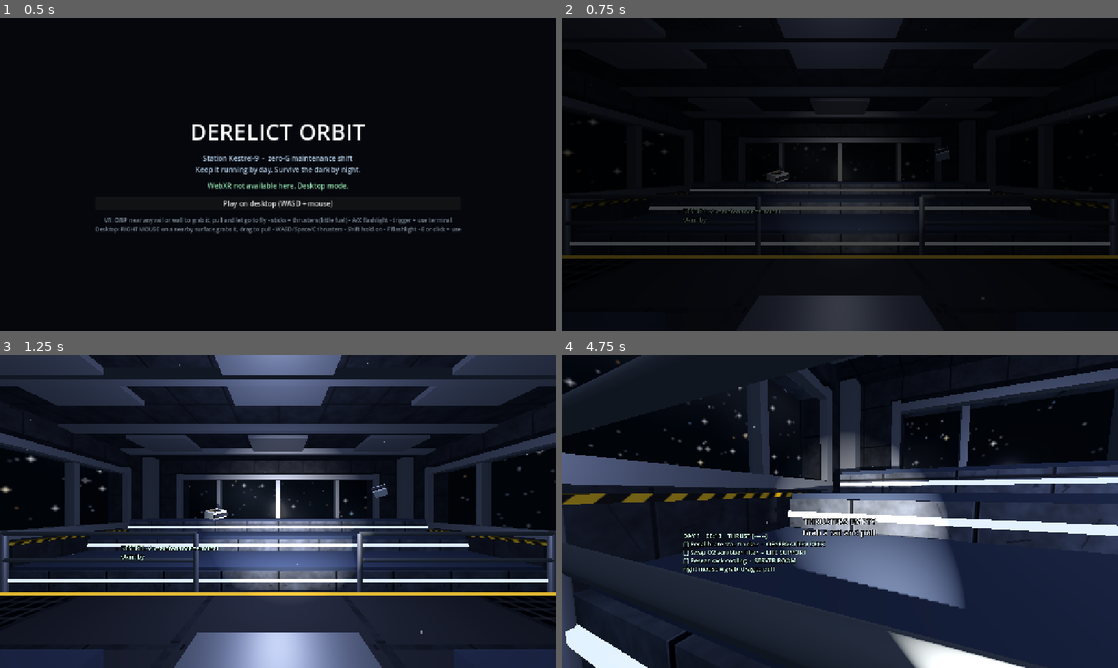
Above: before the commit, frames 1-4 (two rows, left to right).
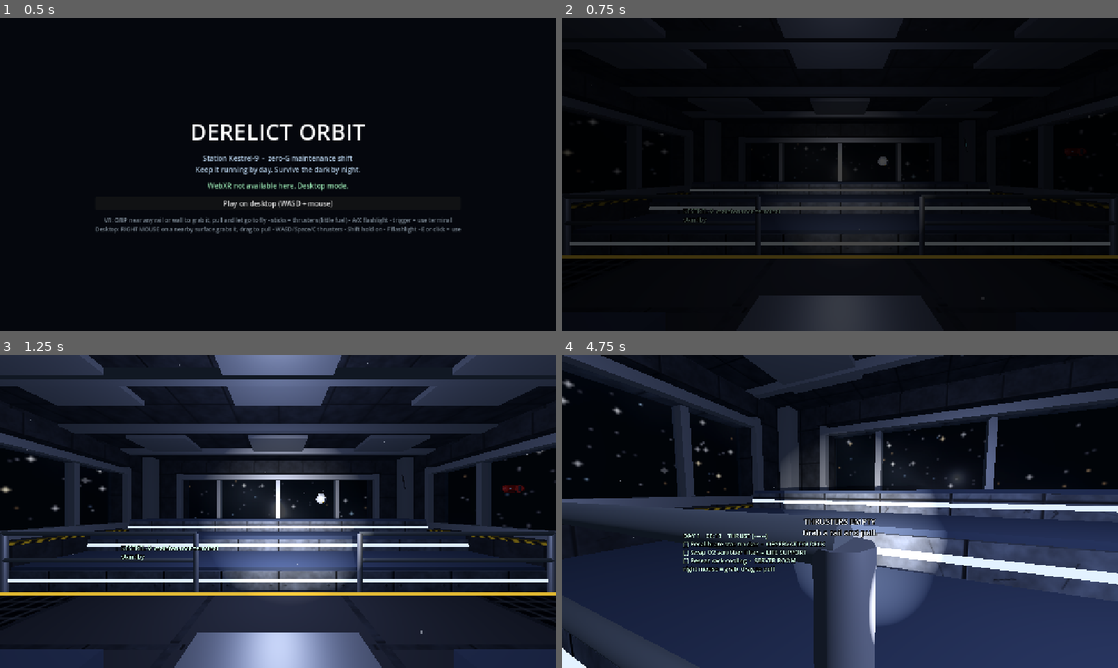
Above: after the commit, the same moments.

Repository: Mark1wan/derelict-orbit
Game: Godot game, scene res://scenes/main.tscn
Two runs of this game, one before a commit and one after it. Both use one fixed random seed, a clock stepped at 60 frames per second and the inputs below.
Inputs (mouse positions are in pixels of both pictures, inside the frame that each line leads up to):
- Up to frame 1 (0.5 s): no input
- Up to frame 2 (0.75 s): click "Play on desktop (WASD + mouse)" at 0.5 s
- Up to frame 3 (1.25 s): no input
- Up to frame 4 (4.75 s): tap Enter at 1.25 s; move the mouse to (962, 495) at 1.27 s; hold D (d_right) 1.28-2.03 s; tap F (d_flash) at 1.35, 3.6 s; click (962, 495) at 1.42 s; move the mouse to (812, 511) at 2.02 s; hold W (d_forward) from 2.03 s (still down); tap E (d_interact) at 2.1 s; move the mouse to (851, 505) at 2.77 s; tap N at 2.85 s; move the mouse to (834, 517) at 3.52 s; click (834, 517) at 3.67 s; move the mouse to (878, 514) at 4.27 s; hold E (d_interact) from 4.28 s (still down)

Frame 1 is identical in both runs. In frame 2, 0.1% of the frame differs, in the area x 36-92%, y 40-53%; in frame 3, 0.3%; in frame 4, 53%, in the area x 0-100%, y 0-100%.

Commit message:
Classify the props: wall attachment, floating, room equipment
PROP_CLASS in station.gd files every kit/prop_*.glb under one of three classes, and
placement now follows from it:

- wall       extinguishers, medkits, spare grab bars. Bolted flush to a wall surface
             via the new _mount(): base on the wall, upright on its mount, no tumble
             and no drift, so the haunting cannot shove one. Placed in the piece's own
             frame, so a rolled cell hangs it on what that roll turned into a wall.
- floating   crates, hull debris, ration pouches - loose in the corridors, tumbling.
- equipment  canisters, drums, toolboxes, power cells, helmets, slates: floating too,
             but clustered in one work area of the room type they belong to, keyed by
             the game's existing room types in EQUIPMENT (power, plant, control,
             laboratory, observation, exercise, server, eva).

_prop() and _mount() assert the class matches, so a misfiled prop fails loudly rather
than ending up bolted to a ceiling or drifting out of its room.

Co-Authored-By: Claude Opus 5 <noreply@anthropic.com>
Claude-Session: https://claude.ai/code/session_01XWJsuyCbsxxa8VjDTpHoYv

Diff:
--- a/scripts/station.gd
+++ b/scripts/station.gd
@@ -159,38 +159,100 @@
 		_sign(ROOM_LABEL[t], plate + toward_room * 0.035, toward_room, 40, Color(0.95, 0.97, 1.0), 0.0038)
 		_sign(ROOM_LABEL[t], plate - toward_room * 0.035, -toward_room, 40, Color(0.95, 0.97, 1.0), 0.0038)
 
-## The loose objects drifting through the deck: kit/prop_*.glb, one MeshInstance3D each with
-## the kit materials remapped onto the palette, and a box collider so they can be grabbed.
-const CORRIDOR_PROPS := ["prop_crate", "prop_canister", "prop_toolbox", "prop_slate",
-	"prop_debris", "prop_handhold", "prop_ration", "prop_helmet"]
-const ROOM_PROPS := {
-	"power": ["prop_power_cell", "prop_toolbox", "prop_extinguisher"],
-	"plant": ["prop_canister", "prop_drum", "prop_extinguisher"],
-	"control": ["prop_slate", "prop_ration", "prop_medkit"],
-	"laboratory": ["prop_slate", "prop_medkit", "prop_canister"],
-	"observation": ["prop_ration", "prop_slate", "prop_helmet"],
-	"exercise": ["prop_ration", "prop_medkit", "prop_toolbox"],
-	"server": ["prop_power_cell", "prop_slate", "prop_toolbox"],
-	"eva": ["prop_helmet", "prop_crate_large", "prop_canister"],
+## Every prop in kit/prop_*.glb belongs to one of three classes:
+##
+##   "wall"       bolted flush to a wall surface - upright on its mount, does not tumble and the
+##                haunting cannot shove it. Extinguishers, medkits and spare grab bars.
+##   "floating"   loose in the corridors: tumbling, drifting, shoveable. Crates, debris, rations.
+##   "equipment"  floating too, but kept in the work area of the room it belongs to (EQUIPMENT).
+##
+## A prop is placed by its class, so adding one is a single line here.
+const PROP_CLASS := {
+	"prop_extinguisher": "wall",
+	"prop_medkit": "wall",
+	"prop_handhold": "wall",
+	"prop_crate": "floating",
+	"prop_crate_large": "floating",
+	"prop_debris": "floating",
+	"prop_ration": "floating",
+	"prop_canister": "equipment",
+	"prop_drum": "equipment",
+	"prop_toolbox": "equipment",
+	"prop_power_cell": "equipment",
+	"prop_helmet": "equipment",
+	"prop_slate": "equipment",
 }
 
+## Wall attachments, split by where they belong. Grab bars are a corridor fitting; safety gear
+## hangs in both, next to the way out.
+const WALL_CORRIDOR := ["prop_handhold", "prop_extinguisher", "prop_medkit"]
+const WALL_ROOM := ["prop_extinguisher", "prop_medkit"]
+
+## The loose stuff that has drifted out of somebody's hands and never been collected.
+const FLOATING := ["prop_crate", "prop_crate_large", "prop_debris", "prop_ration"]
+
+## Equipment by room type: what that workstation actually works with.
+const EQUIPMENT := {
+	"control": ["prop_slate", "prop_toolbox"],
+	"power": ["prop_power_cell", "prop_toolbox"],
+	"plant": ["prop_canister", "prop_drum"],
+	"laboratory": ["prop_canister", "prop_slate"],
+	"observation": ["prop_slate", "prop_helmet"],
+	"exercise": ["prop_toolbox", "prop_slate"],
+	"server": ["prop_power_cell", "prop_slate"],
+	"eva": ["prop_helmet", "prop_canister"],
+}
+
+## Corridor pieces with both side walls intact - the ones a wall fitting can hang on.
+const PLAIN_CORRIDOR := {"corridor_straight": true, "corridor_door": true}
+
+const CORRIDOR_HW := 1.5    # interior half-width of a corridor cell
+const ROOM_HW := 5.5        # inner face of a room wall
+
 func _place_props() -> void:
-	var cells: Array = []
+	var rng := RandomNumberGenerator.new()
+	rng.seed = layout.seed_ + 77
+
+	var straight: Array[Vector2i] = []
 	for c: Vector2i in layout.corridor:
 		if layout.corridor[c]["open"].size() == 2:
-			cells.append(c)
-	var rng := RandomNumberGenerator.new()
-	rng.seed = layout.seed_ + 77
-	var n := mini(7, cells.size())
-	for i in n:
-		var c: Vector2i = cells[rng.randi() % cells.size()]
+			straight.append(c)
+	if straight.is_empty():
+		return
+
+	# floating: loose in the corridors, tumbling
+	for i in mini(7, straight.size()):
+		var c: Vector2i = straight[rng.randi() % straight.size()]
 		var p := StationLayout.world(c, 1.5) + Vector3(rng.randf_range(-0.8, 0.8), rng.randf_range(-0.6, 0.6), rng.randf_range(-0.8, 0.8))
-		_prop(String(CORRIDOR_PROPS[rng.randi() % CORRIDOR_PROPS.size()]), p, rng)
-	for r: Dictionary in layout.rooms:
-		var pool: Array = ROOM_PROPS.get(r["type"], CORRIDOR_PROPS)
-		for i in 2:
-			var p := StationLayout.world(r["center"], 2.0) + Vector3(rng.randf_range(-3, 3), rng.randf_range(-1.2, 1.2), rng.randf_range(-3, 3))
-			_prop(String(pool[rng.randi() % pool.size()]), p, rng)
+		_prop(String(FLOATING[rng.randi() % FLOATING.size()]), p, rng)
+
+	# wall: bolted to a corridor side wall (only where the piece still has both side walls)
+	for c: Vector2i in straight:
+		var cell: Dictionary = layout.corridor[c]
+		if not PLAIN_CORRIDOR.has(cell["piece"]) or rng.randf() > 0.35:
+			continue
+		var xf := Kit.cell_transform(c, cell["rot"], cell["roll"])
+		var side := 1.0 if rng.randf() < 0.5 else -1.0
+		# clear of the bulkhead frame at the middle of the cell
+		var along := rng.randf_range(0.7, 1.3) * (1.0 if rng.randf() < 0.5 else -1.0)
+		var local := Vector3(side * CORRIDOR_HW, rng.randf_range(0.9, 2.1), along)
+		_mount(String(WALL_CORRIDOR[rng.randi() % WALL_CORRIDOR.size()]), xf, local, Vector3(-side, 0, 0), Vector3(0, 0, 1))
+
+	for r: Dictionary in layout.rooms:
+		var t: String = r["type"]
+		var xf := Kit.cell_transform(r["center"], r["rot"], r["roll"])
+
+		# equipment: floating inside one work area of the room, not scattered across it
+		var pool: Array = EQUIPMENT.get(t, FLOATING)
+		var anchor := Vector3(rng.randf_range(-1.0, 1.0) * 3.2, 1.6, (1.0 if rng.randf() < 0.5 else -1.0) * 3.2)
+		for i in pool.size():
+			var p: Vector3 = anchor + Vector3(rng.randf_range(-1.1, 1.1), rng.randf_range(-0.8, 1.0), rng.randf_range(-1.1, 1.1))
+			_prop(String(pool[i]), xf * p, rng)
+
+		# wall: safety gear on the two side walls, flanking the door wall
+		for side: float in [-1.0, 1.0]:
+			var local := Vector3(side * ROOM_HW, rng.randf_range(1.1, 2.3), rng.randf_range(-3.0, 3.0))
+			_mount(String(WALL_ROOM[rng.randi() % WALL_ROOM.size()]), xf, local, Vector3(-side, 0, 0), Vector3(0, 0, 1))
 
 ## Wake room = farthest room from the power plant (the night walk). Stalker starts in the
 ## room farthest from where you wake, never the one you wake in.
@@ -341,6 +403,7 @@
 ## names, so the same palette remap the hull uses applies here. The glb rests on y = 0, so the
 ## mesh is offset inside a pivot node and the pivot is what spins.
 func _prop(piece: String, pos: Vector3, rng: RandomNumberGenerator) -> void:
+	assert(PROP_CLASS.get(piece, "") != "wall", "%s is a wall attachment - use _mount()" % piece)
 	var mesh := Kit.mesh(piece)
 	var names := Kit.material_names(piece)
 	var pivot := Node3D.new()
@@ -372,6 +435,37 @@
 	props.append(pivot)
 	prop_spin.append(Vector3(rng.randf_range(-0.2, 0.2), rng.randf_range(-0.2, 0.2), rng.randf_range(-0.2, 0.2)))
 	prop_vel.append(Vector3.ZERO)
+
+## A wall attachment: the prop's base sits flat on the wall surface, `normal` pointing off it
+## into the room and `tangent` giving the direction its front faces. `xf` is the piece transform,
+## `local` a point on the wall in that piece's own frame - so a rolled cell mounts it on what is
+## now the ceiling, which is the whole point of a station with no floor.
+func _mount(piece: String, xf: Transform3D, local: Vector3, normal: Vector3, tangent: Vector3) -> void:
+	assert(PROP_CLASS.get(piece, "") == "wall", "%s is not a wall attachment - use _prop()" % piece)
+	var mesh := Kit.mesh(piece)
+	var names := Kit.material_names(piece)
+	var aabb := mesh.get_aabb()
+	var up := (xf.basis * normal).normalized()
+	var fwd := (xf.basis * tangent).normalized()
+	var mi := MeshInstance3D.new()
+	mi.mesh = mesh
+	mi.name = piece
+	for s in mesh.get_surface_count():
+		var key: String = Palette.KIT_MAP.get(names[s], "metal")
+		mi.set_surface_override_material(s, pal.get_mat(key))
+	root.add_child(mi)
+	mi.transform = Transform3D(Basis(up.cross(fwd), up, fwd), xf * local)
+
+	var body := StaticBody3D.new()
+	body.collision_layer = 1
+	body.collision_mask = 0
+	var cs := CollisionShape3D.new()
+	var shape := BoxShape3D.new()
+	shape.size = aabb.size
+	cs.shape = shape
+	cs.position = aabb.get_center()
+	body.add_child(cs)
+	mi.add_child(body)
 
 func _panel(id: String, title: String, room: String, pos: Vector3, facing: Vector3, power := false) -> void:
 	var it := Interactable.new()
Not shown, changed: README.md
Not shown, changed: kit/KIT_README.md
